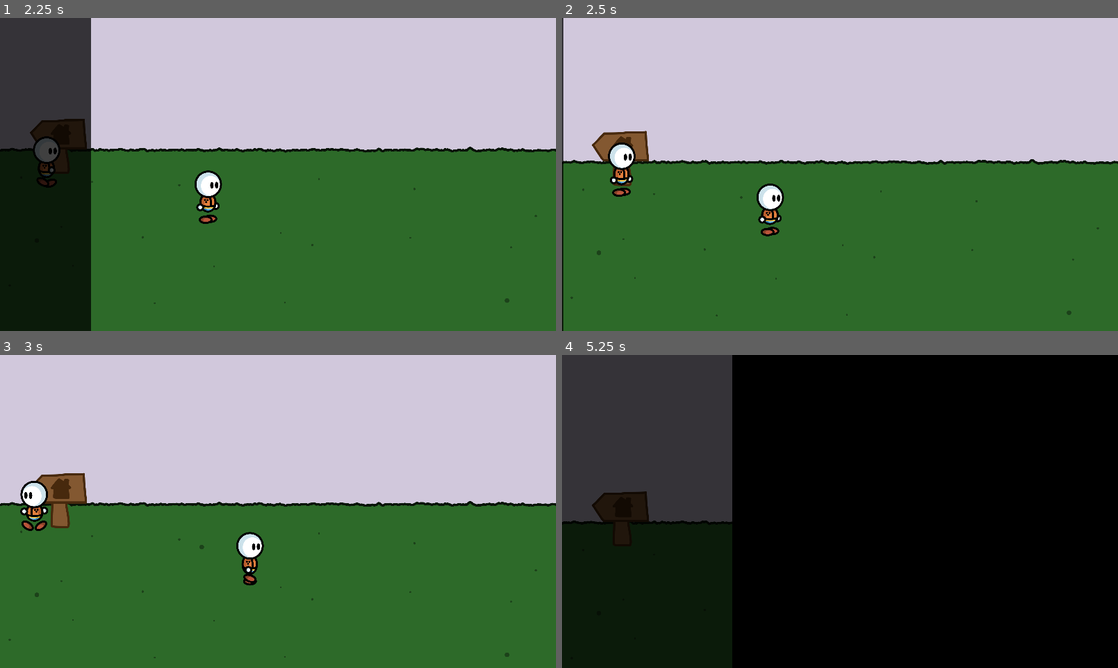
Above: before the commit, frames 1-4 (two rows, left to right).
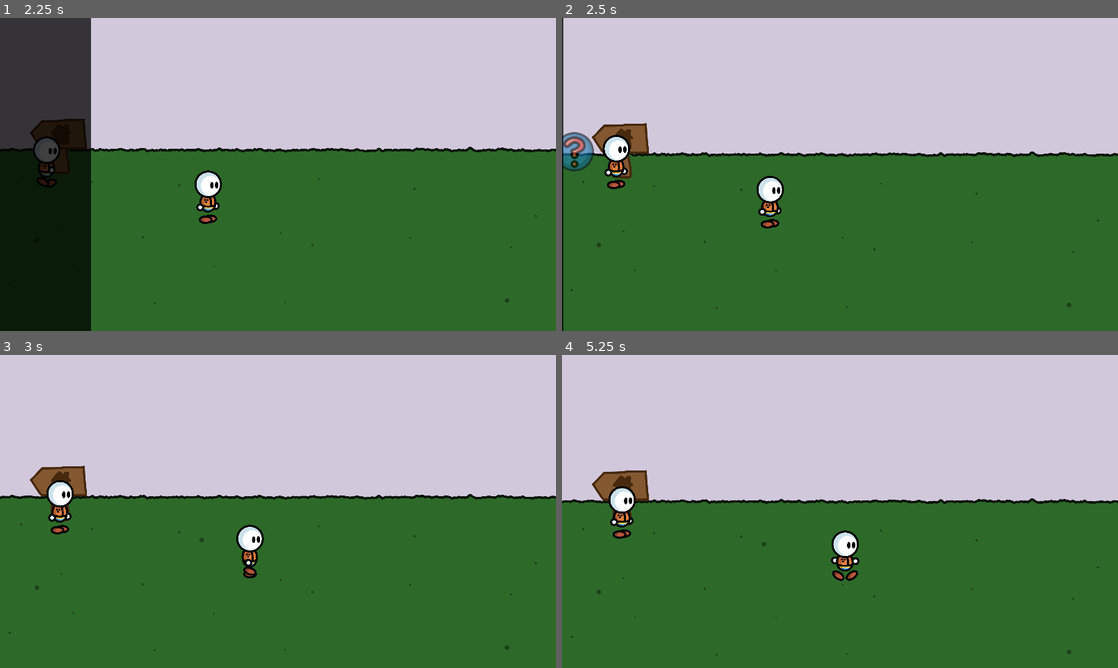
Above: after the commit, the same moments.

Repository: fupicat/szabandoned-0
Game: Godot game, scene res://Scenes/Places/House.tscn
The game is run twice, just before and just after one commit, with the same random seed, the same clock (stepped at 60 frames per second) and the same inputs.
Inputs (mouse positions are in pixels of both pictures, inside the frame that each line leads up to):
- Up to frame 1 (2.25 s): move the mouse to (400, 158) at 0.52 s; hold Right (right) 0.53-1.28 s; hold X (action) 0.53-1.28 s; move the mouse to (166, 190) at 1.27 s; hold Down (down) 1.28-2.03 s; tap X (action) at 1.35 s; move the mouse to (61, 168) at 2.02 s; press the mouse at (61, 168) at 2.03 s; hold Right (right) from 2.03 s (still down)
- Up to frame 2 (2.5 s): keep holding Right (right); tap X (action) at 2.3 s
- Up to frame 3 (3 s): release Right (right) at 2.75 s; release the mouse at (61, 505) at 2.75 s; click (5, 489) at 2.77 s
- Up to frame 4 (5.25 s): move the mouse to (823, 602) at 3.52 s; hold Up (up) 3.53-4.28 s; tap Z (run) at 3.6 s; tap X (action) at 3.8, 5.1 s; move the mouse to (1006, 558) at 4.27 s; hold X (action) 4.28-5.03 s; hold Left (left) from 4.28 s (still down); move the mouse to (673, 464) at 5.02 s

Frame 1 is identical in both runs. In frame 2, 5.5% of the frame differs, in the area x 0-100%, y 33-96%; in frame 3, 5.1%; in frame 4, 99%, in the area x 0-100%, y 0-100%.
Error after the commit: Assertion failed. (res://Scripts/Global.gd:72)

Commit message:
Global actions setup

Diff:
--- a/Scenes/Places/Town.tscn
+++ b/Scenes/Places/Town.tscn
@@ -69,6 +69,7 @@
 ]]
 position = Vector2( 352.356, 154.542 )
 script = ExtResource( 6 )
+interact = PoolStringArray( "Info" )
 info = PoolStringArray( "This path leads to my house.", "Cool!" )
 
 [node name="Sprite" type="Sprite" parent="Sign"]
--- a/Scenes/Scrat.tscn
+++ b/Scenes/Scrat.tscn
@@ -263,6 +263,66 @@
 "update": 1,
 "values": [ 0 ]
 }
+tracks/21/type = "value"
+tracks/21/path = NodePath("FootBack:z_index")
+tracks/21/interp = 1
+tracks/21/loop_wrap = true
+tracks/21/imported = false
+tracks/21/enabled = true
+tracks/21/keys = {
+"times": PoolRealArray( 0 ),
+"transitions": PoolRealArray( 1 ),
+"update": 1,
+"values": [ 0 ]
+}
+tracks/22/type = "value"
+tracks/22/path = NodePath("HandBack:z_index")
+tracks/22/interp = 1
+tracks/22/loop_wrap = true
+tracks/22/imported = false
+tracks/22/enabled = true
+tracks/22/keys = {
+"times": PoolRealArray( 0 ),
+"transitions": PoolRealArray( 1 ),
+"update": 1,
+"values": [ 0 ]
+}
+tracks/23/type = "value"
+tracks/23/path = NodePath("Body:z_index")
+tracks/23/interp = 1
+tracks/23/loop_wrap = true
+tracks/23/imported = false
+tracks/23/enabled = true
+tracks/23/keys = {
+"times": PoolRealArray( 0 ),
+"transitions": PoolRealArray( 1 ),
+"update": 1,
+"values": [ 0 ]
+}
+tracks/24/type = "value"
+tracks/24/path = NodePath("Head:z_index")
+tracks/24/interp = 1
+tracks/24/loop_wrap = true
+tracks/24/imported = false
+tracks/24/enabled = true
+tracks/24/keys = {
+"times": PoolRealArray( 0 ),
+"transitions": PoolRealArray( 1 ),
+"update": 1,
+"values": [ 0 ]
+}
+tracks/25/type = "value"
+tracks/25/path = NodePath("HandFore:z_index")
+tracks/25/interp = 1
+tracks/25/loop_wrap = true
+tracks/25/imported = false
+tracks/25/enabled = true
+tracks/25/keys = {
+"times": PoolRealArray( 0 ),
+"transitions": PoolRealArray( 1 ),
+"update": 1,
+"values": [ 0 ]
+}
 
 [sub_resource type="Animation" id=2]
 resource_name = "Run"
@@ -1317,8 +1377,7 @@
 "values": [ 0 ]
 }
 
-[sub_resource type="Animation" id=3]
-resource_name = "SitRight"
+[sub_resource type="Animation" id=6]
 length = 1.8
 loop = true
 tracks/0/type = "value"
@@ -1868,8 +1927,8 @@
 autoplay = "Idle"
 anims/Idle = SubResource( 1 )
 anims/Run = SubResource( 2 )
-anims/SitBack = SubResource( 7 )
-anims/SitFront = SubResource( 6 )
+anims/SitBack = SubResource( 3 )
+anims/SitFront = SubResource( 4 )
 anims/SitLeft = SubResource( 5 )
-anims/SitRight = SubResource( 3 )
-anims/Walk = SubResource( 4 )
+anims/SitRight = SubResource( 6 )
+anims/Walk = SubResource( 7 )
--- a/Scripts/Global.gd
+++ b/Scripts/Global.gd
@@ -58,3 +58,36 @@
 
 func transition_end(_anim_name):
     var _err = get_tree().change_scene(scene_store)
+
+# Actions
+
+func walk2do(var upper, var action):
+    var player = get_tree().current_scene.get_node('Player')
+    player.walk_to(upper)
+    var connect_to = null
+    if has_method(action):
+        connect_to = Global
+    elif get_tree().current_scene.has_method(action):
+        connect_to = get_tree().current_scene
+    assert(connect_to != null)
+
+    var _err = player.connect('got_there', connect_to, action, [upper])
+
+func Sit(var onwhat):
+    var player = get_tree().current_scene.get_node('Player')
+
+    player.disconnect('got_there', Global, 'Sit')
+    player.can_walk = false
+    var path = onwhat.get_node('Sprite').texture.resource_path
+    player.z_index = onwhat.z_index - 1
+    player.global_position = onwhat.get_node('Sit').global_position
+    if path.ends_with('Side.png'):
+        if onwhat.scale.x == 1:
+            player.animation('SitRight')
+        else:
+            player.animation('SitLeft')
+    elif path.ends_with('Front.png'):
+        player.z_index = onwhat.z_index + 1
+        player.animation('SitFront')
+    elif path.ends_with('Back.png'):
+        player.animation('SitFront')
--- a/Scripts/Places/House.gd
+++ b/Scripts/Places/House.gd
@@ -181,27 +181,7 @@
         upper.get_node('Sprite').texture = load(path + 'Side.png')
     else:
         upper.scale.x = upper.scale.x * -1
-
-func walk2do(var upper, var action):
-    $Player.walk_to(upper)
-    var _err = $Player.connect('got_there', $".", action, [upper])
-
-func Sit(var onwhat):
-    $Player.disconnect('got_there', $".", 'Sit')
-    $Player.can_walk = false
-    var path = onwhat.get_node('Sprite').texture.resource_path
-    $Player.z_index = onwhat.z_index - 1
-    $Player.global_position = onwhat.get_node('Sit').global_position
-    if path.ends_with('Side.png'):
-        if onwhat.scale.x == 1:
-            $Player.animation('SitLeft')
-        else:
-            $Player.animation('SitRight')
-    elif path.ends_with('Front.png'):
-        $Player.z_index = onwhat.z_index + 1
-        $Player.animation('SitFront')
-    elif path.ends_with('Back.png'):
-        $Player.animation('SitFront')
+    $Player.can_walk = true
 
 func Change(var upper):
     $Player/CollisionShape2D.disabled = false
--- a/Scripts/UI/ActionsUI.gd
+++ b/Scripts/UI/ActionsUI.gd
@@ -67,7 +67,7 @@
         hide_menu()
     if event.is_action_pressed("action") and select:
         if active != '' and get_node('Menu/' + active).visible:
-            get_parent().get_parent().call('walk2do', the_obj, the_actions[get_node('Menu/' + active).get_position_in_parent()])
+            action_selected(get_node('Menu/' + active))
         hide_menu()
         if active == '':
             get_parent().can_walk = true
@@ -98,6 +98,11 @@
         hover_u = false
         hover_d = false
 
+func action_selected(var path):
+    var selected = the_actions[path.get_position_in_parent()]
+    Global.call('walk2do', the_obj, selected)
+    hide_menu()
+
 func _on_Timer_timeout():
     phantom_select = false
 
@@ -106,38 +111,28 @@
         hide_menu()
 
 func _on_L_pressed():
-    get_parent().get_parent().call('walk2do', the_obj, the_actions[$Menu/L.get_position_in_parent()])
-    hide_menu()
+    action_selected($Menu/L)
 
 func _on_R_pressed():
-    get_parent().get_parent().call('walk2do', the_obj, the_actions[$Menu/R.get_position_in_parent()])
-    hide_menu()
+    action_selected($Menu/R)
 
 func _on_U_pressed():
-    get_parent().get_parent().call('walk2do', the_obj, the_actions[$Menu/U.get_position_in_parent()])
-    hide_menu()
+    action_selected($Menu/U)
 
 func _on_D_pressed():
-    get_parent().get_parent().call('walk2do', the_obj, the_actions[$Menu/D.get_position_in_parent()])
-    hide_menu()
+    action_selected($Menu/D)
 
 func _on_LU_pressed():
-    get_parent().get_parent().call('walk2do', the_obj, the_actions[$Menu/LU.get_position_in_parent()])
-    select = false
-    hide()
-    $Timer.start()
+    action_selected($Menu/LU)
 
 func _on_RU_pressed():
-    get_parent().get_parent().call('walk2do', the_obj, the_actions[$Menu/RU.get_position_in_parent()])
-    hide_menu()
+    action_selected($Menu/RU)
 
 func _on_RD_pressed():
-    get_parent().get_parent().call('walk2do', the_obj, the_actions[$Menu/RD.get_position_in_parent()])
-    hide_menu()
+    action_selected($Menu/RD)
 
 func _on_LD_pressed():
-    get_parent().get_parent().call('walk2do', the_obj, the_actions[$Menu/LD.get_position_in_parent()])
-    hide_menu()
+    action_selected($Menu/LD)
 
 func hide_menu():
     get_parent().set_camera()
Binary file added: Art/GUI/Info.png
Not shown, added: Art/GUI/Info.png.import
Not shown: 3 places in Scenes/Scrat.tscn that only renumber resources
